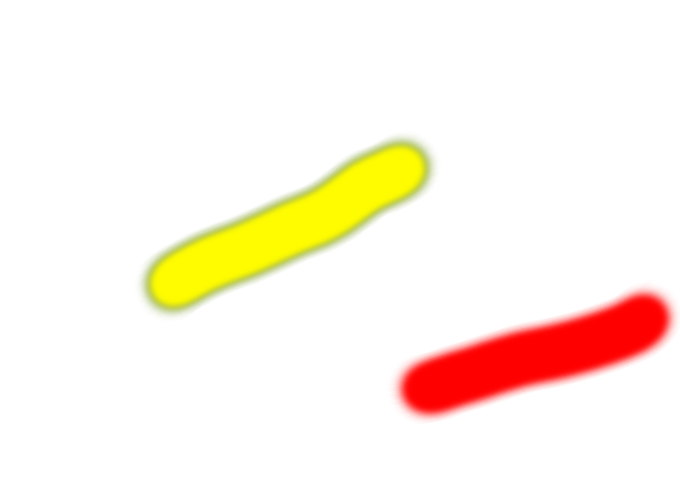
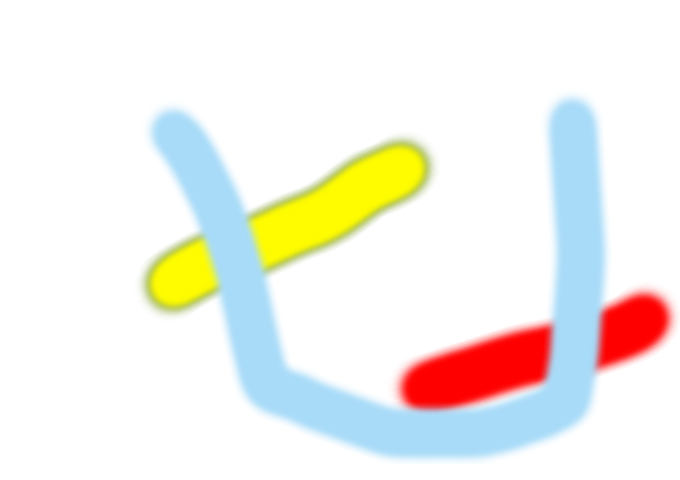
Layers edited between the first and the second 680x480 image:
painted on "Layer 3" over [143, 89, 611, 465]
